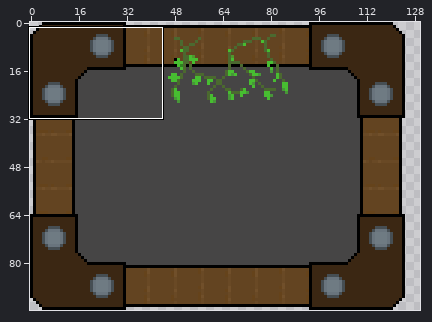
Pixel-art file: Assets/UI/Sprites/Menu box_vines.aseprite. The picture above shows the old version from afar; the outline marks the close-up.
Close-up. First the earlier version:
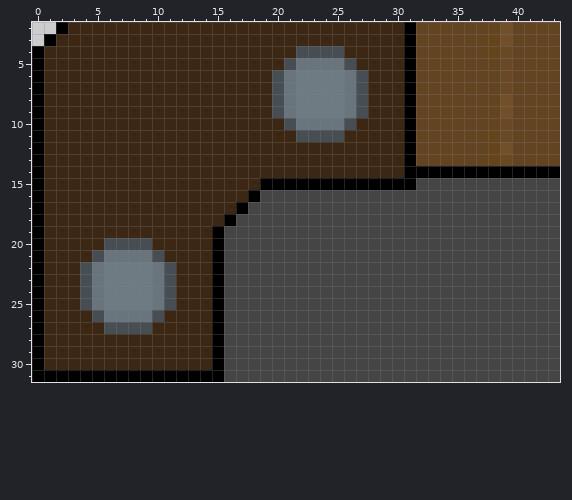
125x96 pixels, 1 frame. Colours within 5 levels of each other are drawn and written as one. Shown: x 0..43, y 2..31. The old version is drawn lined up with the new one, on the new canvas. The commit also changed other parts of the picture, which this record leaves out.
Now the later version:
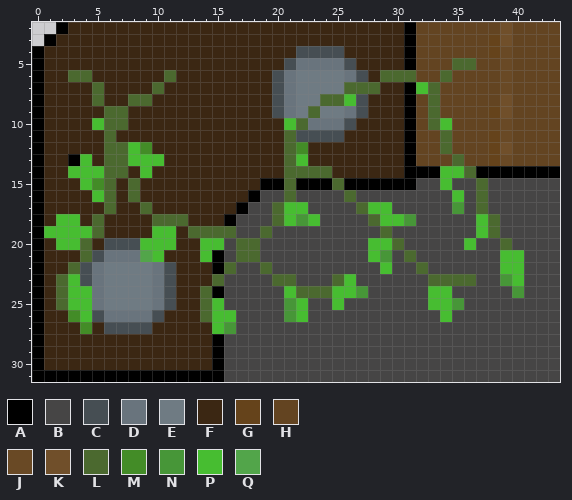
Palette (. is transparent): A #000000  B #464545  C #464e53  D #69747d  E #6f7b83  F #3b2713  G #65431b  H #634421  J #694925  K #704f2a  L #4b692f  M #438c27  N #479638  P #47bd31  Q #52a54a
Edits made:
canvas 125x96 -> 130x96
@@ x 0..43 @@
  4 AFFFFFFFFFFFFFFFFFFFFFCCCCFFFFFAHHHHHHGJHHHH
- 5 AFFFFFFFFFFFFFFFFFFFFCDDDDCFFFFAHHHHHHHJHHHH
- 6 AFFFFFFFFFFFFFFFFFFFCDEEEEDCFFFAHHHHHHHJHHHH
- 7 AFFFFFFFFFFFFFFFFFFFCDEEEEDCFFFAHHHHHHHJHHHH
- 8 AFFFFFFFFFFFFFFFFFFFCDEEEEDCFFFAHHHHHHHKHHHH
- 9 AFFFFFFFFFFFFFFFFFFFCDEEEEDCFFFAHHHHHHGKHHHH
-10 AFFFFFFFFFFFFFFFFFFFFCDDDDCFFFFAHHHHHHHJHHHH
-11 AFFFFFFFFFFFFFFFFFFFFFCCCCFFFFFAHHHHHHGJHHHH
-12 AFFFFFFFFFFFFFFFFFFFFFFFFFFFFFFAHHHHHHGKHHHH
-13 AFFFFFFFFFFFFFFFFFFFFFFFFFFFFFFAHHHHHHGJHHHH
-14 AFFFFFFFFFFFFFFFFFFFFFFFFFFFFFFAAAAAAAAAAAAA
-15 AFFFFFFFFFFFFFFFFFFAAAAAAAAAAAAABBBBBBBBBBBB
-16 AFFFFFFFFFFFFFFFFFABBBBBBBBBBBBBBBBBBBBBBBBB
-17 AFFFFFFFFFFFFFFFFABBBBBBBBBBBBBBBBBBBBBBBBBB
-18 AFFFFFFFFFFFFFFFABBBBBBBBBBBBBBBBBBBBBBBBBBB
-19 AFFFFFFFFFFFFFFABBBBBBBBBBBBBBBBBBBBBBBBBBBB
-20 AFFFFFCCCCFFFFFABBBBBBBBBBBBBBBBBBBBBBBBBBBB
-21 AFFFFCDDDDCFFFFABBBBBBBBBBBBBBBBBBBBBBBBBBBB
-22 AFFFCDEEEEDCFFFABBBBBBBBBBBBBBBBBBBBBBBBBBBB
-23 AFFFCDEEEEDCFFFABBBBBBBBBBBBBBBBBBBBBBBBBBBB
-24 AFFFCDEEEEDCFFFABBBBBBBBBBBBBBBBBBBBBBBBBBBB
-25 AFFFCDEEEEDCFFFABBBBBBBBBBBBBBBBBBBBBBBBBBBB
-26 AFFFFCDDDDCFFFFABBBBBBBBBBBBBBBBBBBBBBBBBBBB
-27 AFFFFFCCCCFFFFFABBBBBBBBBBBBBBBBBBBBBBBBBBBB
+ 5 AFFFFFFFFFFFFFFFFFFFFCDDDDCFFFFAHHHLLHHJHHHH
+ 6 AFFLLFFFFFFLFFFFFFFFCDEEEEDCFLLLHHLHHHHJHHHH
+ 7 AFFFFLFFFFLFFFFFFFFFCDEEEELLLFFAPLHHHHHJHHHH
+ 8 AFFFFLFFLLFFFFFFFFFFCDEELLPCFFFAHLHHHHHKHHHH
+ 9 AFFFFFLLFFFFFFFFFFFFCDELEEDCFFFAHLHHHHGKHHHH
+10 AFFFFPLLFFFFFFFFFFFFFPLDDDCFFFFAHLPHHHHJHHHH
+11 AFFFFFLFFFFFFFFFFFFFFLCCCCFFFFFAHHLHHHGJHHHH
+12 AFFFFFLLPMFFFFFFFFFFFLMFFFFFFFFAHHLHHHGKHHHH
+13 AFFAPFLLPPPFFFFFFFFFFLPFFFFFFFFAHHHLHHGJHHHH
+14 AFFPPPLLFPFFFFFFFFFFFLLLLFFFFFFAAAPPLAAAAAAA
+15 AFFFPMLFLFFFFFFFFFFAALAAALAAAAAABBPBBLBBBBBB
+16 AFFFFPLFLFFFFFFFFFABBLBBBBLBBBBBBBBPBLBBBBBB
+17 AFFFFFLFFLFFFFFFFABBLPPBBBBLPPBBBBBNBLBBBBBB
+18 AFPPFLFFFFLLLFFFABBBLPNPBBBBLPPNBBBBBPLBBBBB
+19 APPPPLFFFFPPFLLLLBBLBBBBBBBBBLBBBBBBBPLBBBBB
+20 AFPPLFCCCPPPFFPPBLLBBBBBBBBBPPLBBBBBPBBLBBBB
+21 AFFFLCDDDQPFFFPABLLBBBBBBBBBPNBLBBBBBBBPPBBB
+22 AFFLCDEEEEDCFFFALBBLBBBBBBBBBPBBLBBBBBBPPBBB
+23 AFLPCDEEEEDCFFFLBBBBLLBBBLPBBBBBBLLLLBBNPBBB
+24 AFLPPDEEEEDCFFLABBBBBPLLLPPNBBBBBPPBBBBBNBBB
+25 AFLPPDEEEEDCFFLPBBBBBNPBBPBBBBBBBPPNBBBBBBBB
+26 AFFMPCDDDDCFFFLPPBBBBNPBBBBBBBBBBBPBBBBBBBBB
+27 AFFFMFCCCCFFFFFPNBBBBBBBBBBBBBBBBBBBBBBBBBBB
 28 AFFFFFFFFFFFFFFABBBBBBBBBBBBBBBBBBBBBBBBBBBB
Pixel boxes of the changes (left, top, right, bottom) in both close-ups:
changed: (44, 58, 524, 334)
